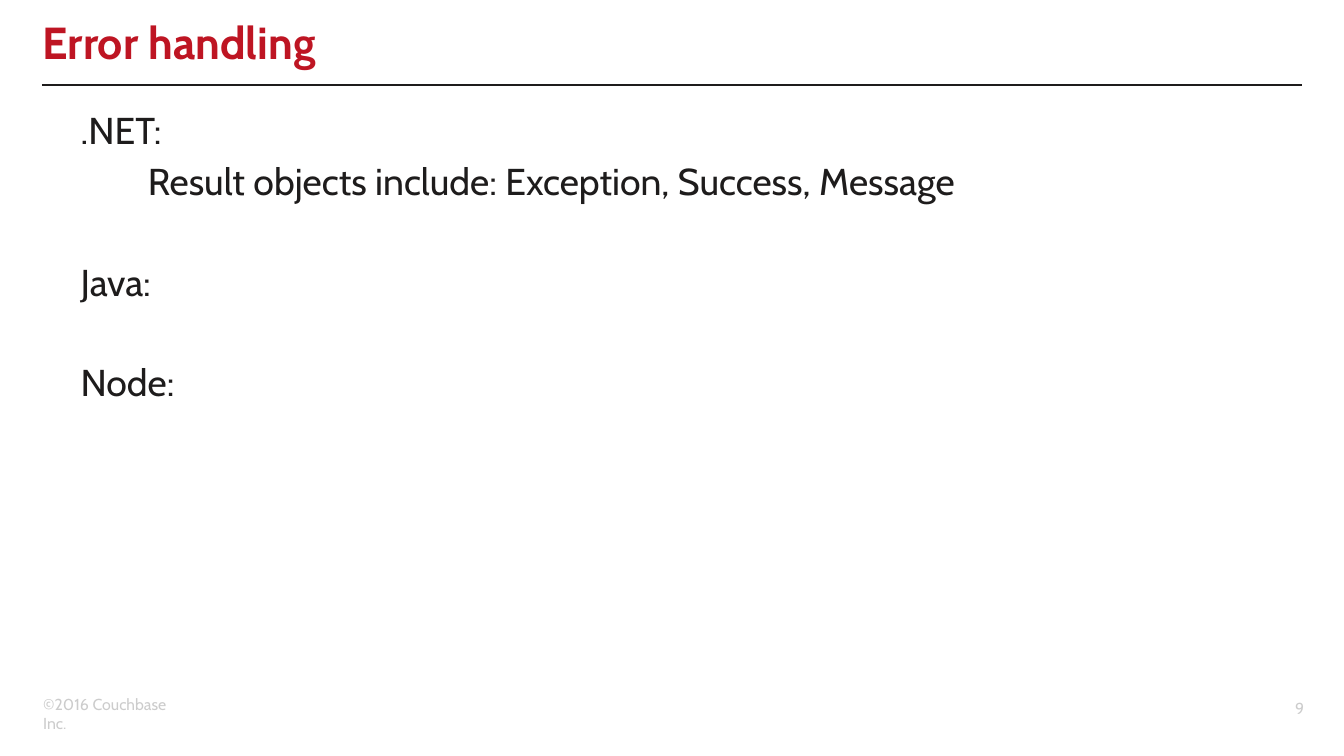
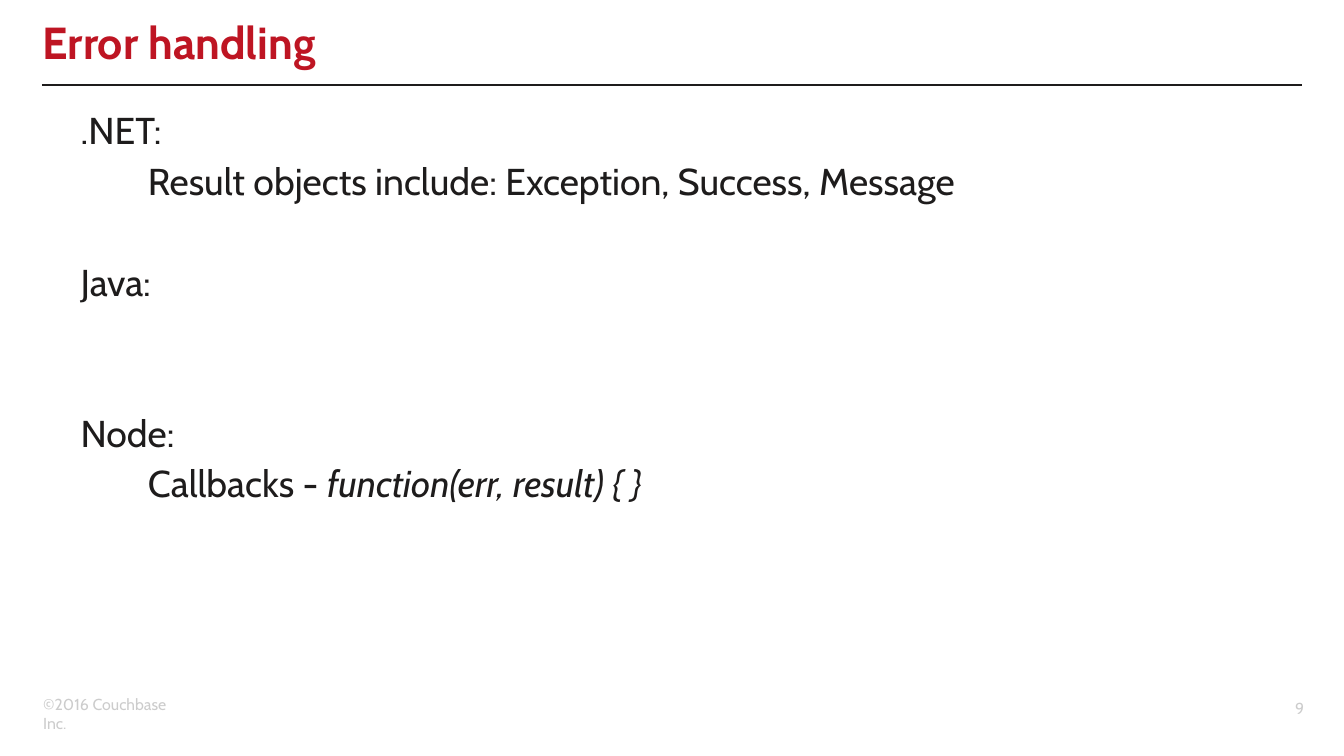
Before and after one commit to clint77/workshop, a slide deck: slide 9 of connect2016/developer/03/03.pptx. Drawn at 1344x756 pixels with LibreOffice and Linux fonts; fonts in the diff are those of the drawing; background and template pictures are left out. Boxes give left, top, right and bottom in pixels: in the first picture for what was removed or moved away, otherwise in the second. Text is boxed around its words. In the diff, an @@ line names an element or a change of style, - is before the commit and + after.

```diff
--- a/connect2016/developer/03/03.pptx
+++ b/connect2016/developer/03/03.pptx
@@ text at (148,469,604,502): paragraph added @@
+Callbacks - function(err, result) { }
```
Also in this commit, not shown: 2 other slides changed, 13 other files.
